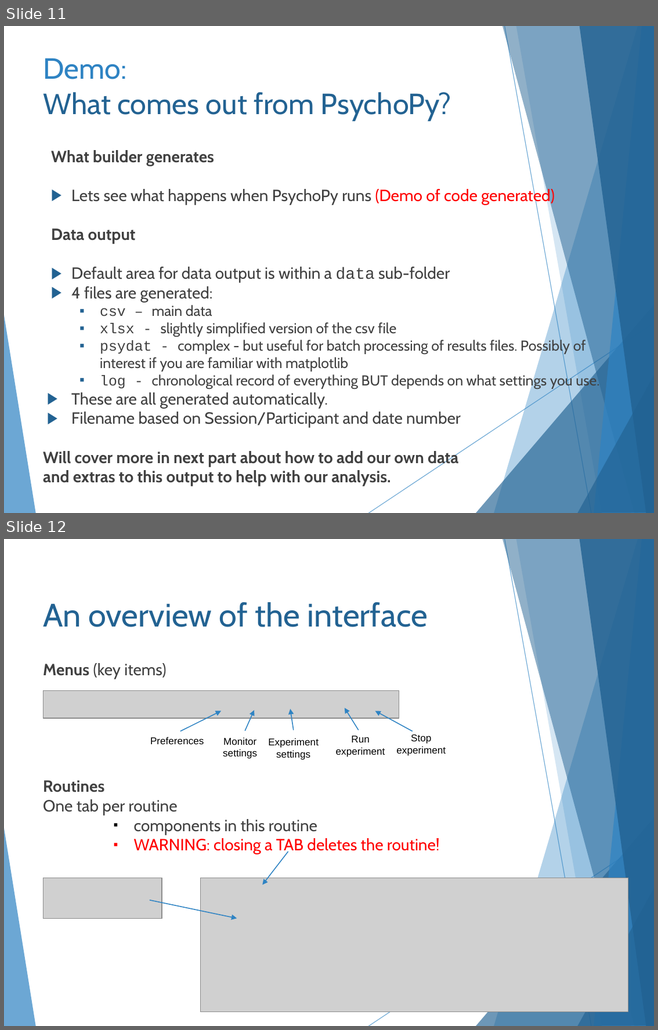
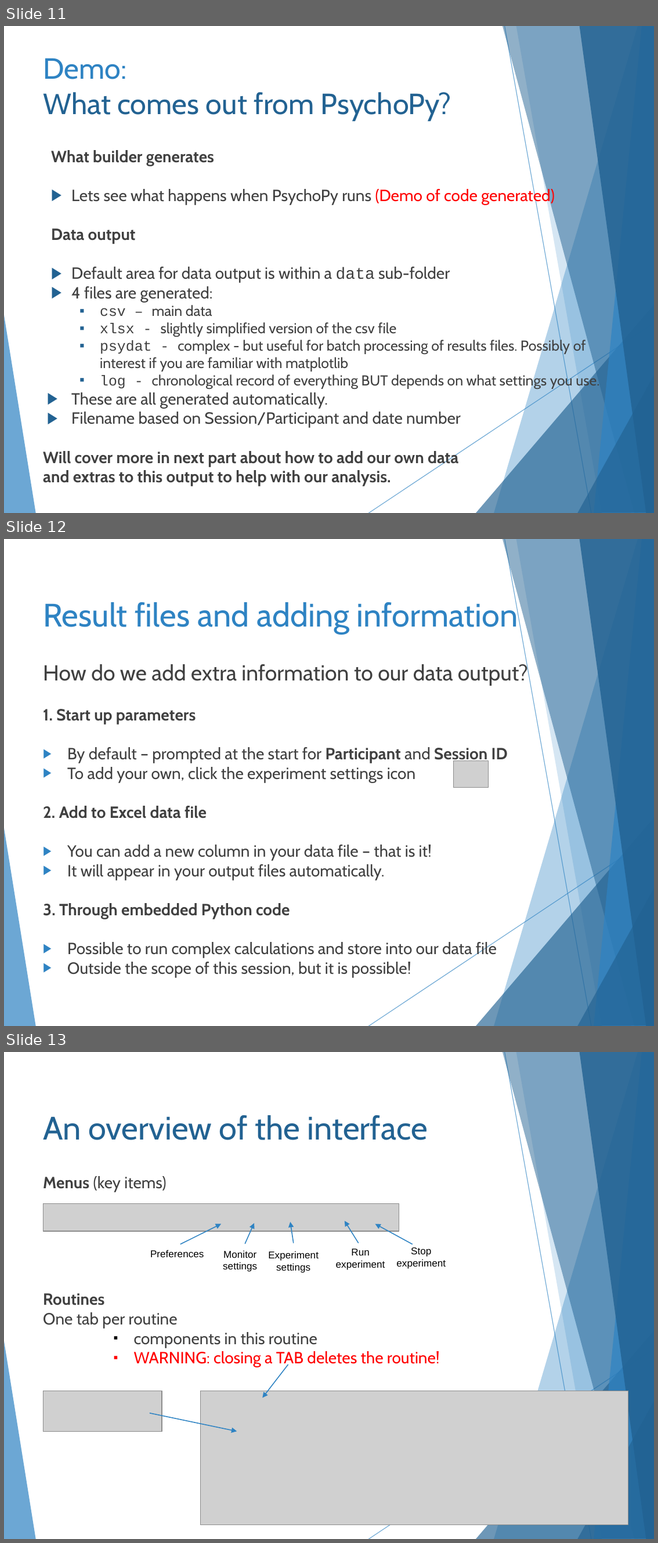
Before and after one commit to hlmpsy/psychopy_training, a slide deck: PsychoPy-Part1/PsychoPy-part1.pptx. Shown one above the other, each under a label of ours: slides 11 and 12 before the commit, slides 11, 12 and 13 after it. The pictures are 658x1030 and 658x1543 pixels, drawn with LibreOffice and Linux fonts; fonts in the diff are those of the drawing; grey boxes stand for pictures. Boxes give left, top, right and bottom in pixels: in the first picture for what was removed or moved away, otherwise in the second. Text is boxed around its words. In the diff, an @@ line names an element or a change of style, - is before the commit and + after.

```diff
--- a/PsychoPy-Part1/PsychoPy-part1.pptx
+++ b/PsychoPy-Part1/PsychoPy-part1.pptx
@@ slide 12 added at (4,539,654,1026), background #FFFFFF; not listed: 10 template elements that a slide beside it also shows @@
@@ title added at (43,599,518,634), 36 pt, text #2E83C3 @@
+Result files and adding information
@@ text added at (43,663,528,977), 18 pt, text #404040 @@
+How do we add extra information to our data output?
+1. Start up parameters
+▶ By default – prompted at the start for Participant and Session ID
+▶ To add your own, click the experiment settings icon
+2. Add to Excel data file
+▶ You can add a new column in your data file – that is it!
+▶ It will appear in your output files automatically.
+3. Through embedded Python code
+▶ Possible to run complex calculations and store into our data file
+▶ Outside the scope of this session, but it is possible!
@@ picture added at (453,761,488,788) @@
@@ what was slide 12 is now slide 13 @@
```
Also in this commit, not shown: 6 slides changed, 18 other files.
